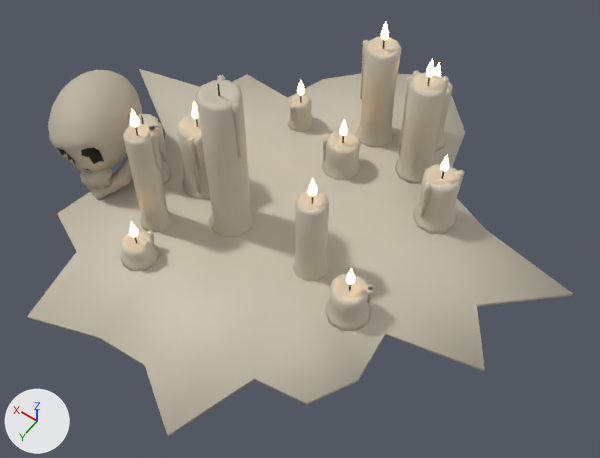
A saved change to the Blender file data/Assets/Entities/Cave/Dressing/Cave_Candle_Cluster.blend.
The view is the same before and after, from a 50 mm camera at (-0.525, 0.719, 1.071) aimed at (-0.073, 0.086, 0.076). The axes (+X, +Y, +Z) are drawn at lower left. The lights are the same throughout. The older version comes first.

The first picture shows 'Cave_Candle_Cluster'.
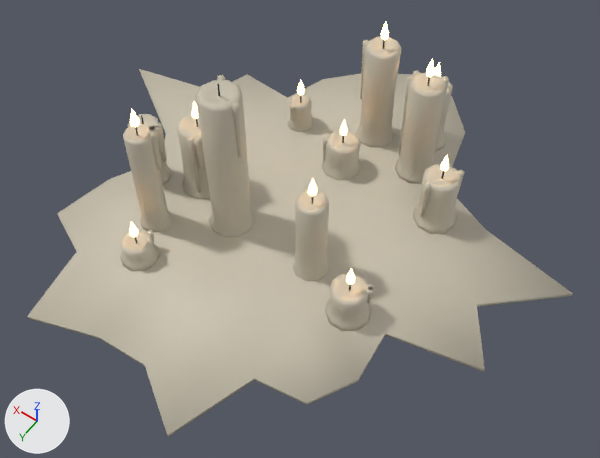
Boxes [x1, y1, x2, y2] around the edits, measured in the pictures (600 x 458 px):
part 1 of me_cave_candle_cluster, deleted: before [48, 70, 142, 200]

The change, as a list of edits to the scene's bpy script:
```text
Change me_cave_candle_cluster:
    used by ob_cave_candle_cluster; location = (0.0, 0.0, 0.0)
    remove me_cave_candle_cluster.from_pydata(...)  # 2954 vertices, 5592 faces; spans x -0.453..0.439, y -0.394..0.434, z -0.006..0.301
    remove me_cave_candle_cluster.materials.append(mat_bone)  # grey #bcb3a0
    add me_cave_candle_cluster.from_pydata(...)  # 2124 vertices, 3996 faces; spans x -0.453..0.439, y -0.394..0.434, z -0.006..0.301
    me_cave_candle_cluster part 1: 16 loose pieces with 830 vertices, spanning x 0.242..0.398, y 0.018..0.2, z -0.005..0.169, are deleted
```
